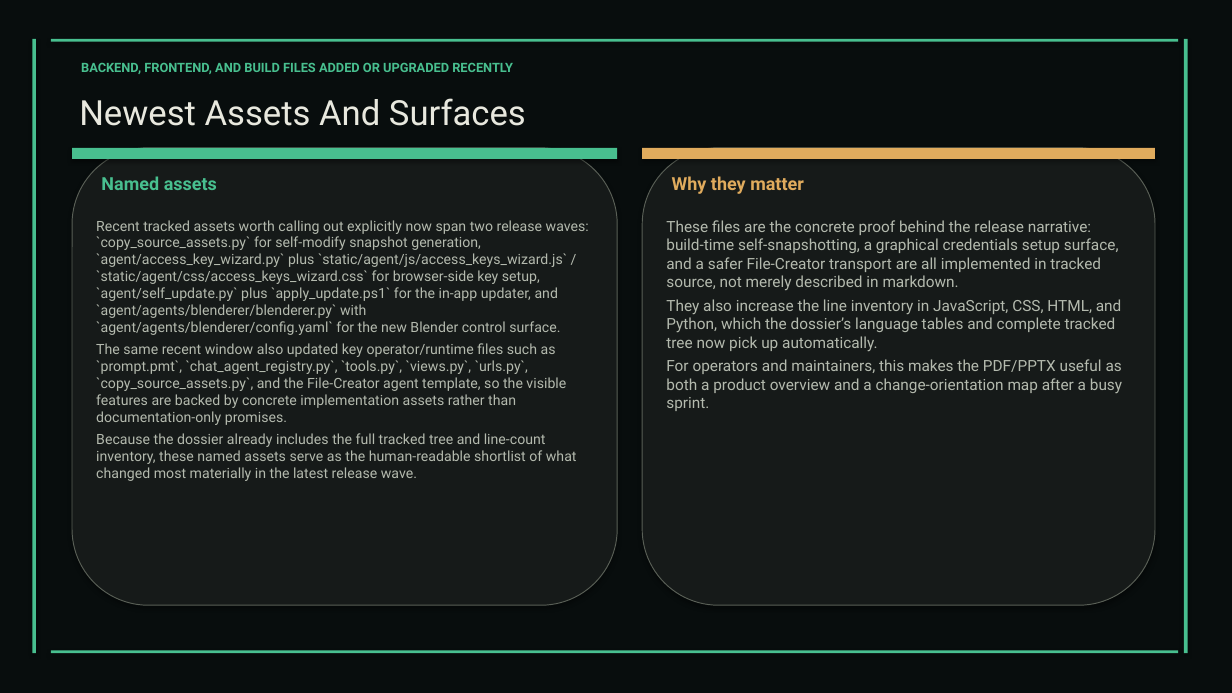
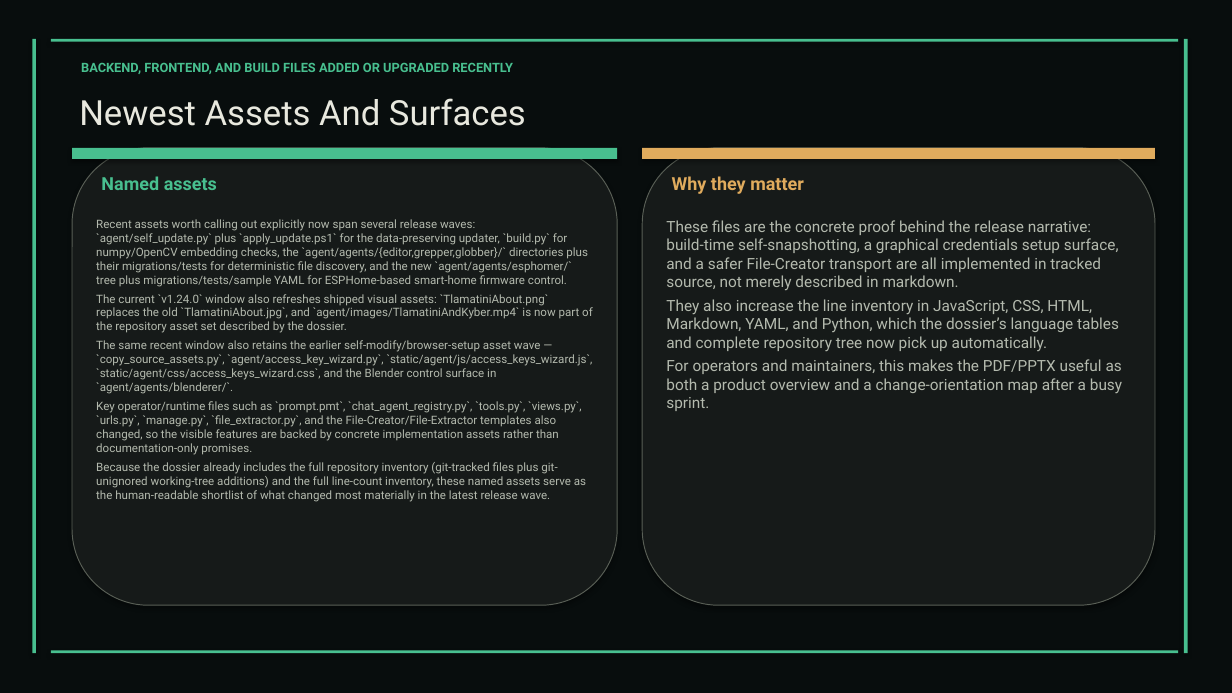
Before and after one commit to XAIHT/web-app, a slide deck: slide 22 of Tlamatini_eXtended_Artificial_Intelligence_Humanly_Tempered.pptx (slide 21 before the commit). Drawn at 1232x693 pixels with LibreOffice and Linux fonts; fonts in the diff are those of the drawing. Boxes give left, top, right and bottom in pixels: in the first picture for what was removed or moved away, otherwise in the second. Text is boxed around its words. In the diff, an @@ line names an element or a change of style, - is before the commit and + after.

Commit message:
Updated the info covering Tlamatini's v1.24.0, by angelahack1

```diff
--- a/Tlamatini_eXtended_Artificial_Intelligence_Humanly_Tempered.pptx
+++ b/Tlamatini_eXtended_Artificial_Intelligence_Humanly_Tempered.pptx
@@ text at (x1=96, y1=219, x2=593, y2=502): text changed; size 11 to 9 pt @@
-Recent tracked assets worth calling out explicitly now span two release waves: `copy_source_assets.py` for self-modify snapshot generation, `agent/access_key_wizard.py` plus `static/agent/js/access_keys_wizard.js` / `static/agent/css/access_keys_wizard.css` for browser-side key setup, `agent/self_update.py` plus `apply_update.ps1` for the in-app updater, and `agent/agents/blenderer/blenderer.py` with `agent/agents/blenderer/config.yaml` for the new Blender control surface.
-The same recent window also updated key operator/runtime files such as `prompt.pmt`, `chat_agent_registry.py`, `tools.py`, `views.py`, `urls.py`, `copy_source_assets.py`, and the File-Creator agent template, so the visible features are backed by concrete implementation assets rather than documentation-only promises.
-Because the dossier already includes the full tracked tree and line-count inventory, these named assets serve as the human-readable shortlist of what changed most materially in the latest release wave.
+Recent assets worth calling out explicitly now span several release waves: `agent/self_update.py` plus `apply_update.ps1` for the data-preserving updater, `build.py` for numpy/OpenCV embedding checks, the `agent/agents/{editor,grepper,globber}/` directories plus their migrations/tests for deterministic file discovery, and the new `agent/agents/esphomer/` tree plus migrations/tests/sample YAML for ESPHome-based smart-home firmware control.
+The current `v1.24.0` window also refreshes shipped visual assets: `TlamatiniAbout.png` replaces the old `TlamatiniAbout.jpg`, and `agent/images/TlamatiniAndKyber.mp4` is now part of the repository asset set described by the dossier.
+The same recent window also retains the earlier self-modify/browser-setup asset wave — `copy_source_assets.py`, `agent/access_key_wizard.py`, `static/agent/js/access_keys_wizard.js`, `static/agent/css/access_keys_wizard.css`, and the Blender control surface in `agent/agents/blenderer/`.
+Key operator/runtime files such as `prompt.pmt`, `chat_agent_registry.py`, `tools.py`, `views.py`, `urls.py`, `manage.py`, `file_extractor.py`, and the File-Creator/File-Extractor templates also changed, so the visible features are backed by concrete implementation assets rather than documentation-only promises.
+Because the dossier already includes the full repository inventory (git-tracked files plus git-unignored working-tree additions) and the full line-count inventory, these named assets serve as the human-readable shortlist of what changed most materially in the latest release wave.
@@ text at (x1=666, y1=299, x2=1119, y2=351): text changed @@
-They also increase the line inventory in JavaScript, CSS, HTML, and Python, which the dossier’s language tables and complete tracked tree now pick up automatically.
+They also increase the line inventory in JavaScript, CSS, HTML, Markdown, YAML, and Python, which the dossier’s language tables and complete repository tree now pick up automatically.
```
Also in this commit, not shown: 59 other slides changed, 5 slides added, 1 slide removed, 9 other files.
